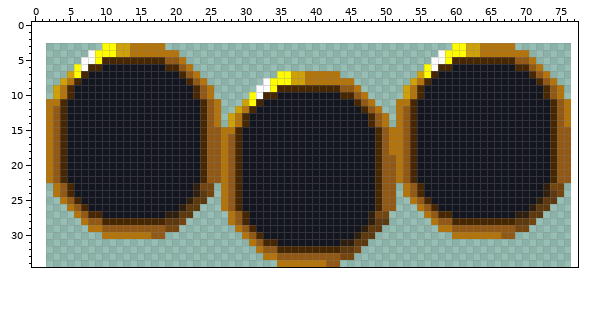
Pixel-art file -- packages/client/src/assets/ui{m}/runes-bg.aseprite. Above is the file before it was changed.
75x32 pixels, 1 frame. The old version is drawn lined up with the new one, on the new canvas.
New version:
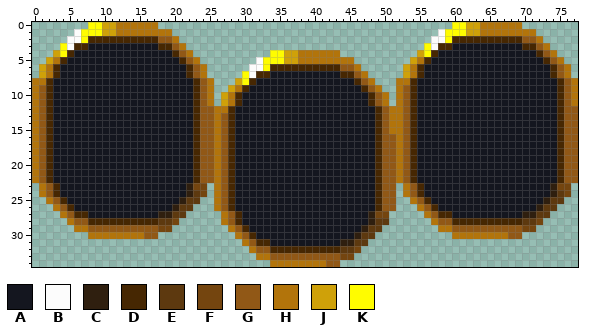
Palette (. is transparent): A #14161f  B #fcfcfc  C #2f1f0f  D #462702  E #5d390f  F #74450f  G #915816  H #b2740b  J #cfa109  K #fffc00
Changes in this commit:
canvas 75x32 -> 78x35, the old top-left corner now at 2,3
@@ x 0..77 @@
- 0 ..............................................................................
- 1 ..............................................................................
- 2 ..............................................................................
- 3 ..........KKJJHHHHH.........................................KKJJHHHHH.........
- 4 ........BKKKJJHHHHHHH.....................................BKKKJJHHHHHHH.......
- 5 .......BBKDDDDDDDDDGGH...................................BBKDDDDDDDDDGGH......
- 6 ......KBDDAAAAAAAAADDGH.................................KBDDAAAAAAAAADDGH.....
- 7 .....JKDAAAAAAAAAAAAADGH...........KKJJHHHHH...........JKDAAAAAAAAAAAAADGH....
- 8 ....JHDAAAAAAAAAAAAAAADGH........BKKKJJHHHHHHH........JHDAAAAAAAAAAAAAAADGH...
- 9 ...JHDAAAAAAAAAAAAAAAAADGH......BBKDDDDDDDDDGGH......JHDAAAAAAAAAAAAAAAAADGH..
-10 ...JHDAAAAAAAAAAAAAAAAADGH.....KBDDAAAAAAAAADDGH.....JHDAAAAAAAAAAAAAAAAADGH..
-11 ..HHDAAAAAAAAAAAAAAAAAAADGH...JKDAAAAAAAAAAAAADGH...HHDAAAAAAAAAAAAAAAAAAADGH.
-12 ..HGDAAAAAAAAAAAAAAAAAAADGH..JHDAAAAAAAAAAAAAAADGH..HGDAAAAAAAAAAAAAAAAAAADGH.
-13 ..HGDAAAAAAAAAAAAAAAAAAADGH.JHDAAAAAAAAAAAAAAAAADGH.HGDAAAAAAAAAAAAAAAAAAADGH.
-14 ..HGDAAAAAAAAAAAAAAAAAAADGH.JHDAAAAAAAAAAAAAAAAADGH.HGDAAAAAAAAAAAAAAAAAAADGH.
-15 ..HGDAAAAAAAAAAAAAAAAAAADGGHHDAAAAAAAAAAAAAAAAAAADGHHGDAAAAAAAAAAAAAAAAAAADGG.
-16 ..HGDAAAAAAAAAAAAAAAAAAADGGHGDAAAAAAAAAAAAAAAAAAADGHHGDAAAAAAAAAAAAAAAAAAADGG.
-17 ..HGDAAAAAAAAAAAAAAAAAAADGGHGDAAAAAAAAAAAAAAAAAAADGHHGDAAAAAAAAAAAAAAAAAAADGG.
-18 ..HGDAAAAAAAAAAAAAAAAAAADGGHGDAAAAAAAAAAAAAAAAAAADGHHGDAAAAAAAAAAAAAAAAAAADGG.
-19 ..HGDAAAAAAAAAAAAAAAAAAADGGHGDAAAAAAAAAAAAAAAAAAADGGHGDAAAAAAAAAAAAAAAAAAADGG.
-20 ..HGDAAAAAAAAAAAAAAAAAAADGGHGDAAAAAAAAAAAAAAAAAAADGGHGDAAAAAAAAAAAAAAAAAAADGG.
-21 ..HGDAAAAAAAAAAAAAAAAAAADGGHGDAAAAAAAAAAAAAAAAAAADGGHGDAAAAAAAAAAAAAAAAAAADGG.
-22 ..HGDAAAAAAAAAAAAAAAAAAADGGHGDAAAAAAAAAAAAAAAAAAADGGHGDAAAAAAAAAAAAAAAAAAADGG.
-23 ...HGDAAAAAAAAAAAAAAAAACFF.HGDAAAAAAAAAAAAAAAAAAADGG.HGDAAAAAAAAAAAAAAAAACFF..
-24 ...HGDAAAAAAAAAAAAAAAAACEF.HGDAAAAAAAAAAAAAAAAAAADGG.HGDAAAAAAAAAAAAAAAAACEF..
-25 ....HGDAAAAAAAAAAAAAAACEE..HGDAAAAAAAAAAAAAAAAAAADGG..HGDAAAAAAAAAAAAAAACEE...
-26 .....HGDAAAAAAAAAAAAACEE...HGDAAAAAAAAAAAAAAAAAAADGG...HGDAAAAAAAAAAAAACEE....
-27 ......HGDDAAAAAAAAACCEE.....HGDAAAAAAAAAAAAAAAAACFF.....HGDDAAAAAAAAACCEE.....
-28 .......HGGDDDDDDDDDEEF......HGDAAAAAAAAAAAAAAAAACEE......HGGDDDDDDDDDEEF......
-29 ........HHGGGGGGGGGFF........HGDAAAAAAAAAAAAAAACEE........HHGGGGGGGGGFF.......
-30 ..........HHHHHHHGG...........HGDAAAAAAAAAAAAACEE...........HHHHHHHGG.........
-31 ...............................HGDDAAAAAAAAACCEE..............................
-32 ................................HGGDDDDDDDDDEEF...............................
-33 .................................HHGGGGGGGGGFF................................
-34 ...................................HHHHHHHGG..................................
+ 0 ........KKJJHHHHHH..........................................KKJJHHHHHH........
+ 1 ......BKKKJJHHHHHHHH......................................BKKKJJHHHHHHHH......
+ 2 .....BBKDDDDDDDDDDGGH....................................BBKDDDDDDDDDDGGH.....
+ 3 ....KBDDAAAAAAAAAADDGH..................................KBDDAAAAAAAAAADDGH....
+ 4 ...JKDAAAAAAAAAAAAAADGH...........KKJJHHHHHH...........JKDAAAAAAAAAAAAAADGH...
+ 5 ..JHDAAAAAAAAAAAAAAAADGH........BKKKJJHHHHHHHH........JHDAAAAAAAAAAAAAAAADGH..
+ 6 .JHDAAAAAAAAAAAAAAAAAADGH......BBKDDDDDDDDDDGGH......JHDAAAAAAAAAAAAAAAAAADGH.
+ 7 .JHDAAAAAAAAAAAAAAAAAADGH.....KBDDAAAAAAAAAADDGH.....JHDAAAAAAAAAAAAAAAAAADGH.
+ 8 HHDAAAAAAAAAAAAAAAAAAAADGH...JKDAAAAAAAAAAAAAADGH...HHDAAAAAAAAAAAAAAAAAAAADGH
+ 9 HGDAAAAAAAAAAAAAAAAAAAADGH..JHDAAAAAAAAAAAAAAAADGH..HGDAAAAAAAAAAAAAAAAAAAADGH
+10 HGDAAAAAAAAAAAAAAAAAAAADGH.JHDAAAAAAAAAAAAAAAAAADGH.HGDAAAAAAAAAAAAAAAAAAAADGH
+11 HGDAAAAAAAAAAAAAAAAAAAADGH.JHDAAAAAAAAAAAAAAAAAADGH.HGDAAAAAAAAAAAAAAAAAAAADGH
+12 HGDAAAAAAAAAAAAAAAAAAAADGGHHDAAAAAAAAAAAAAAAAAAAADGHHGDAAAAAAAAAAAAAAAAAAAADGG
+13 HGDAAAAAAAAAAAAAAAAAAAADGGHGDAAAAAAAAAAAAAAAAAAAADGHHGDAAAAAAAAAAAAAAAAAAAADGG
+14 HGDAAAAAAAAAAAAAAAAAAAADGGHGDAAAAAAAAAAAAAAAAAAAADGHHGDAAAAAAAAAAAAAAAAAAAADGG
+15 HGDAAAAAAAAAAAAAAAAAAAADGGHGDAAAAAAAAAAAAAAAAAAAADGHHGDAAAAAAAAAAAAAAAAAAAADGG
+16 HGDAAAAAAAAAAAAAAAAAAAADGGHGDAAAAAAAAAAAAAAAAAAAADGGHGDAAAAAAAAAAAAAAAAAAAADGG
+17 HGDAAAAAAAAAAAAAAAAAAAADGGHGDAAAAAAAAAAAAAAAAAAAADGGHGDAAAAAAAAAAAAAAAAAAAADGG
+18 HGDAAAAAAAAAAAAAAAAAAAADGGHGDAAAAAAAAAAAAAAAAAAAADGGHGDAAAAAAAAAAAAAAAAAAAADGG
+19 HGDAAAAAAAAAAAAAAAAAAAADGGHGDAAAAAAAAAAAAAAAAAAAADGGHGDAAAAAAAAAAAAAAAAAAAADGG
+20 HGDAAAAAAAAAAAAAAAAAAAADGGHGDAAAAAAAAAAAAAAAAAAAADGGHGDAAAAAAAAAAAAAAAAAAAADGG
+21 HGDAAAAAAAAAAAAAAAAAAAADGGHGDAAAAAAAAAAAAAAAAAAAADGGHGDAAAAAAAAAAAAAAAAAAAADGG
+22 HGDAAAAAAAAAAAAAAAAAAAADGGHGDAAAAAAAAAAAAAAAAAAAADGGHGDAAAAAAAAAAAAAAAAAAAADGG
+23 .HGDAAAAAAAAAAAAAAAAAACFF.HGDAAAAAAAAAAAAAAAAAAAADGG.HGDAAAAAAAAAAAAAAAAAACFF.
+24 .HGDAAAAAAAAAAAAAAAAAACEF.HGDAAAAAAAAAAAAAAAAAAAADGG.HGDAAAAAAAAAAAAAAAAAACEF.
+25 ..HGDAAAAAAAAAAAAAAAACEE..HGDAAAAAAAAAAAAAAAAAAAADGG..HGDAAAAAAAAAAAAAAAACEE..
+26 ...HGDAAAAAAAAAAAAAACEE...HGDAAAAAAAAAAAAAAAAAAAADGG...HGDAAAAAAAAAAAAAACEE...
+27 ....HGDDAAAAAAAAAACCEE.....HGDAAAAAAAAAAAAAAAAAACFF.....HGDDAAAAAAAAAACCEE....
+28 .....HGGDDDDDDDDDDEEF......HGDAAAAAAAAAAAAAAAAAACEE......HGGDDDDDDDDDDEEF.....
+29 ......HHGGGGGGGGGGFF........HGDAAAAAAAAAAAAAAAACEE........HHGGGGGGGGGGFF......
+30 ........HHHHHHHHGG...........HGDAAAAAAAAAAAAAACEE...........HHHHHHHHGG........
+31 ..............................HGDDAAAAAAAAAACCEE..............................
+32 ...............................HGGDDDDDDDDDDEEF...............................
+33 ................................HHGGGGGGGGGGFF................................
+34 ..................................HHHHHHHHGG..................................
Pixel boxes of the changes (left, top, right, bottom) in both pictures:
changed: (32, 22, 578, 267)
